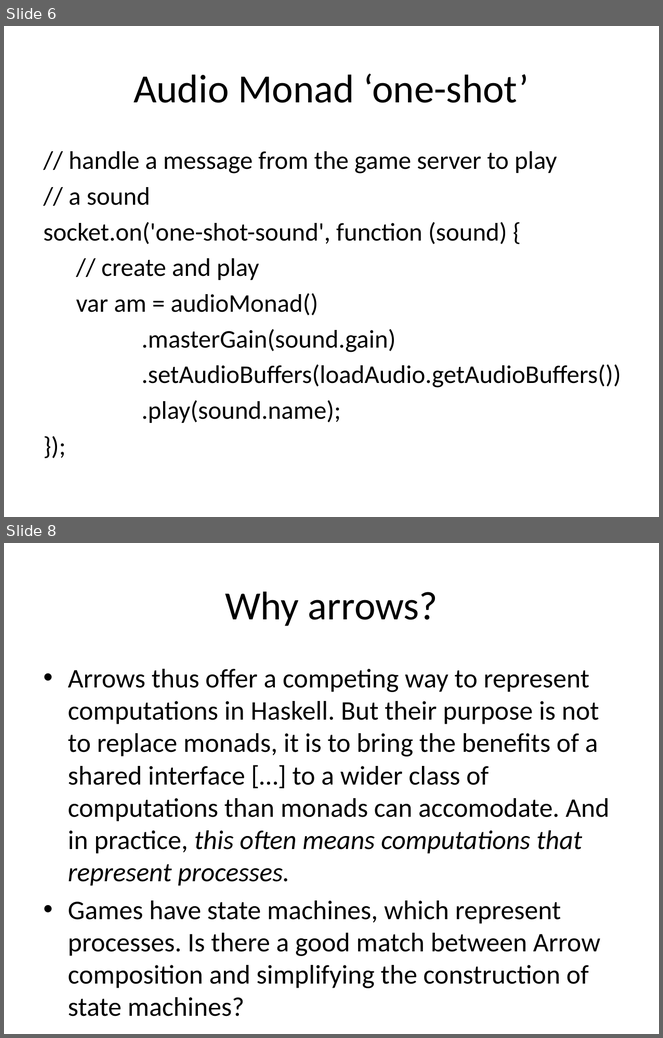
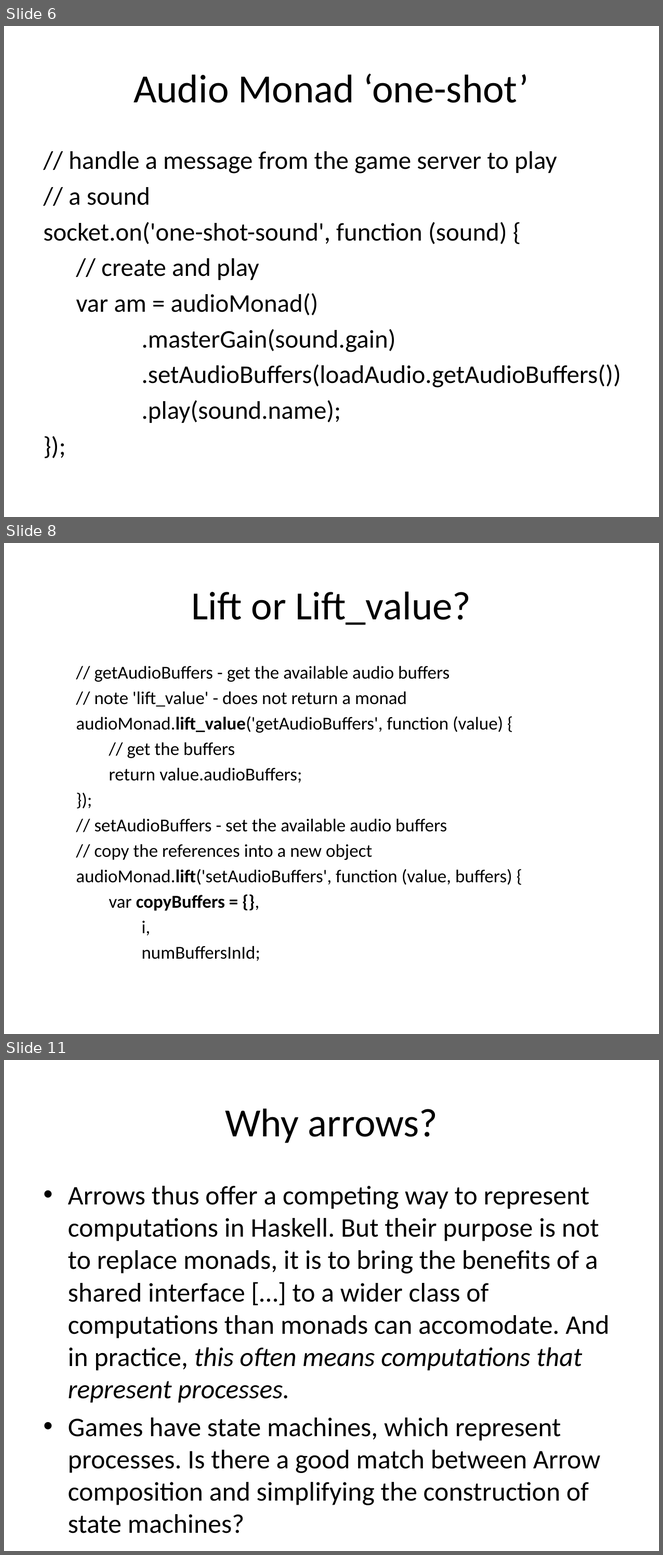
Before and after one commit to enright/arrowlets, a slide deck: MonadsOfDoomArrowsOfTime.pptx. Shown one above the other, each under a label of ours: slides 6 and 8 before the commit, slides 6, 8 and 11 after it; the slides between them are not shown. The pictures are 663x1038 and 663x1555 pixels, drawn with LibreOffice and Linux fonts; fonts in the diff are those of the drawing. Boxes give left, top, right and bottom in pixels: in the first picture for what was removed or moved away, otherwise in the second. Text is boxed around its words. In the diff, an @@ line names an element or a change of style, - is before the commit and + after.

```diff
--- a/MonadsOfDoomArrowsOfTime.pptx
+++ b/MonadsOfDoomArrowsOfTime.pptx
@@ slide 8 added at (4, 543, 659, 1034), background #FFFFFF @@
@@ title added at (192, 591, 471, 625), 44 pt, text #000000 @@
+Lift or Lift_value?
@@ text added at (76, 666, 513, 961), 20 pt, text #000000 @@
+// getAudioBuffers - get the available audio buffers
+// note 'lift_value' - does not return a monad
+audioMonad.lift_value('getAudioBuffers', function (value) {
+// get the buffers
+return value.audioBuffers;
+});
+// setAudioBuffers - set the available audio buffers
+// copy the references into a new object
+audioMonad.lift('setAudioBuffers', function (value, buffers) {
+var copyBuffers = {},
+i,
+numBuffersInId;
@@ what was slide 8 is now slide 11 @@
```
Also in this commit, not shown: 3 slides changed, 7 other slides added.
